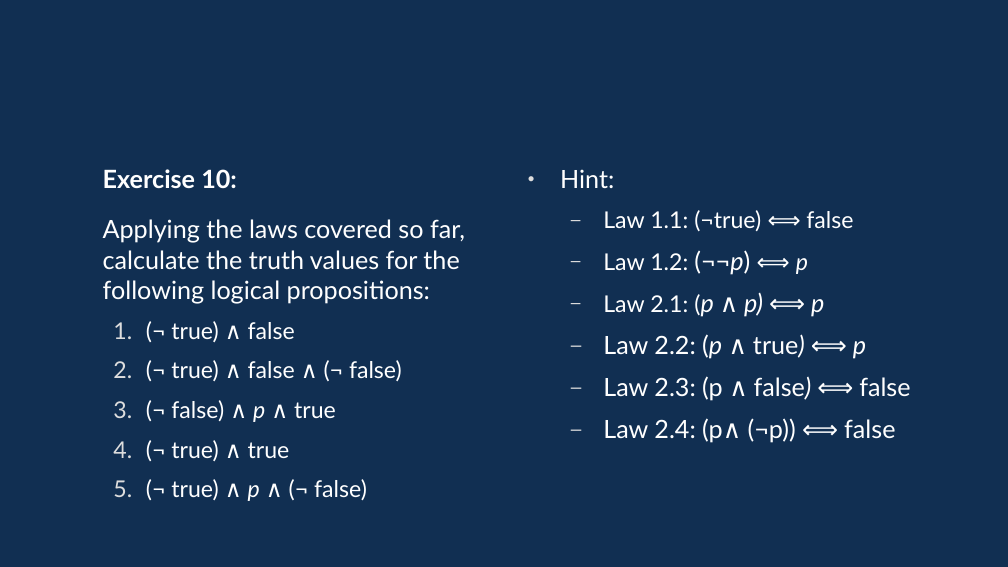
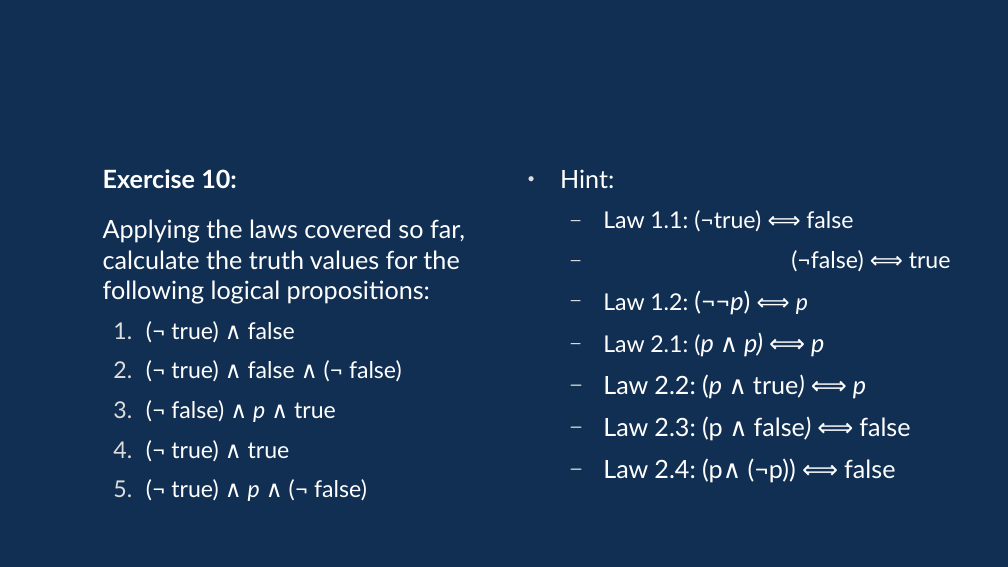
Before and after one commit to davidgundry/maths22-23, a slide deck: slide 32 of slides/maths-5-propositional-logic.odp. Drawn at 1008x567 pixels with LibreOffice and Linux fonts; fonts in the diff are those of the drawing. Boxes give left, top, right and bottom in pixels: in the first picture for what was removed or moved away, otherwise in the second. Text is boxed around its words. In the diff, an @@ line names an element or a change of style, - is before the commit and + after.

```diff
--- a/slides/maths-5-propositional-logic.odp
+++ b/slides/maths-5-propositional-logic.odp
@@ text at (791, 250, 951, 271): paragraph added @@
+  – (¬false) ⟺ true
```
Also in this commit, not shown: 12 other slides changed, 1 slide added, 1 slide removed.
